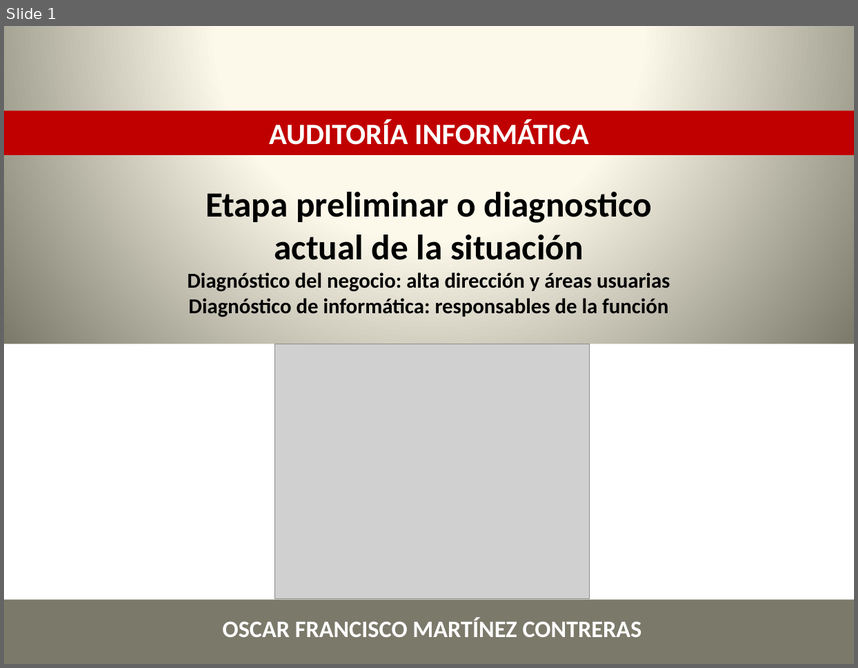
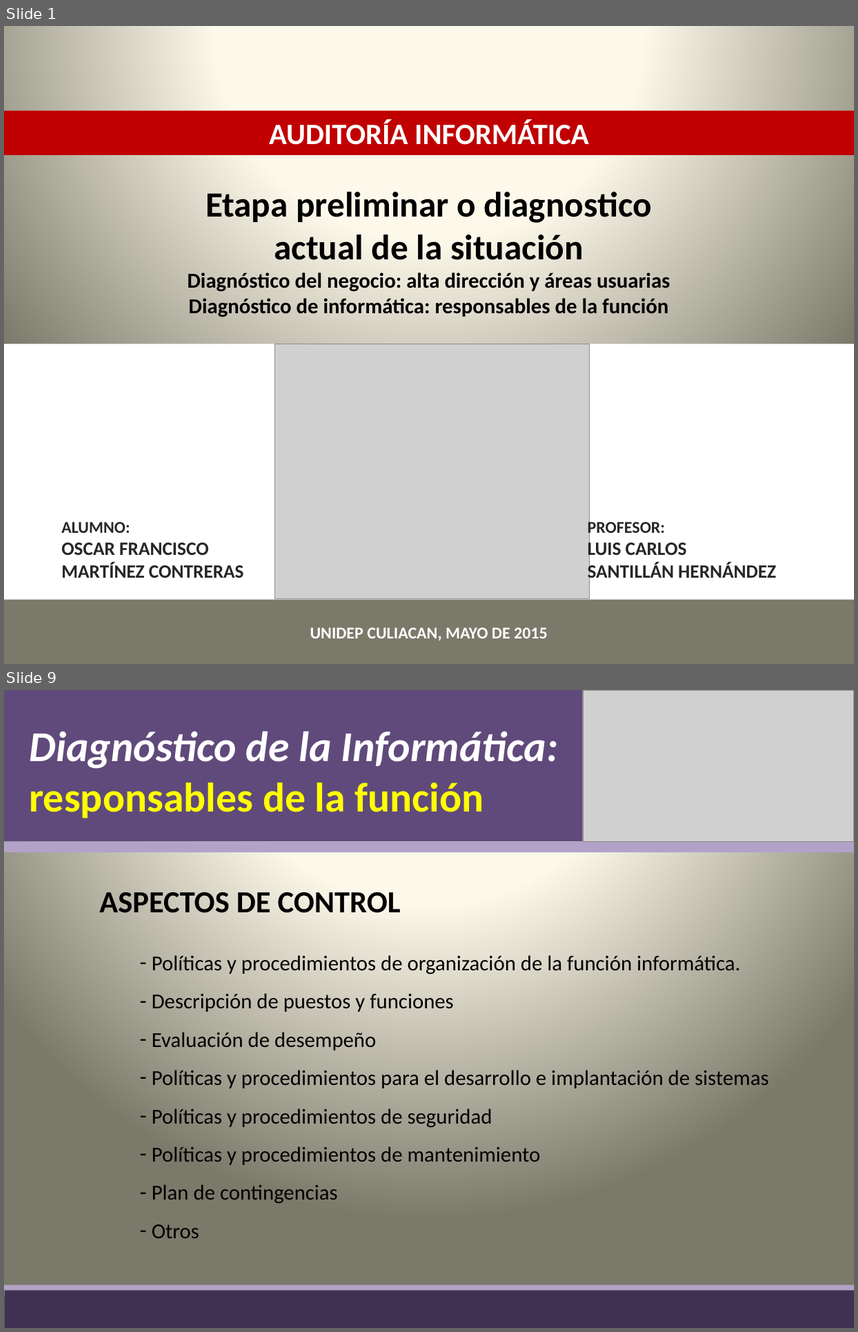
Before and after one commit to lc850/auditoria, a slide deck: OSCAR.pptx. Shown one above the other, each under a label of ours: slide 1 before the commit, slides 1 and 9 after it; the slides between them are not shown. The pictures are 858x668 and 858x1332 pixels, drawn with LibreOffice and Linux fonts; fonts in the diff are those of the drawing; grey boxes stand for pictures. Boxes give left, top, right and bottom in pixels: in the first picture for what was removed or moved away, otherwise in the second. Text is boxed around its words. In the diff, an @@ line names an element or a change of style, - is before the commit and + after.

Commit message:
Oscar

```diff
--- a/OSCAR.pptx
+++ b/OSCAR.pptx
@@ slide 9 added at (x1=4, y1=690, x2=854, y2=1328), background gradient #FEFCEE to #FDFAEA to #7B796B @@
@@ rectangle added at (x1=4, y1=690, x2=854, y2=841), fill #604A7B @@
@@ picture added at (x1=583, y1=690, x2=854, y2=841) @@
@@ text added at (x1=29, y1=731, x2=558, y2=818), 36 pt, text #FFFFFF, bold, italic @@
+Diagnóstico de la Informática:
+responsables de la función
@@ rectangle added at (x1=4, y1=841, x2=854, y2=852), fill #B3A2C7 @@
@@ text added at (x1=99, y1=892, x2=401, y2=913), 26 pt, text #000000, bold @@
+ASPECTOS DE CONTROL
@@ text added at (x1=152, y1=955, x2=769, y2=1238), 18 pt, text #000000 @@
+– Políticas y procedimientos de organización de la función informática.
+– Descripción de puestos y funciones
+– Evaluación de desempeño
+– Políticas y procedimientos para el desarrollo e implantación de sistemas
+– Políticas y procedimientos de seguridad
+– Políticas y procedimientos de mantenimiento
+– Plan de contingencias
+– Otros
@@ rectangle added at (x1=4, y1=1284, x2=854, y2=1295), fill #B3A2C7 @@
@@ rectangle added at (x1=4, y1=1290, x2=854, y2=1328), fill #403152 @@
@@ slide 1 changed as well @@
@@ text "ALUMNO:" moved from (x1=223, y1=617, x2=642, y2=637) to (x1=61, y1=521, x2=244, y2=577) @@
@@ text at (x1=61, y1=521, x2=130, y2=532): paragraph added @@
+ALUMNO:
@@ text added at (x1=588, y1=519, x2=776, y2=582), 16 pt, text #262626, bold @@
+PROFESOR:
+LUIS CARLOS
+SANTILLÁN HERNÁNDEZ
@@ text at (x1=61, y1=542, x2=244, y2=577): size 20 to 16 pt, text colour #FFFFFF to #262626 in "OSCAR FRANCISCO MARTÍNEZ CONTRERAS"; alignment centre to left @@
@@ text added at (x1=310, y1=627, x2=548, y2=640), 14 pt, text #FFFFFF, bold @@
+UNIDEP CULIACAN, MAYO DE 2015
```
Also in this commit, not shown: 8 other slides added.
